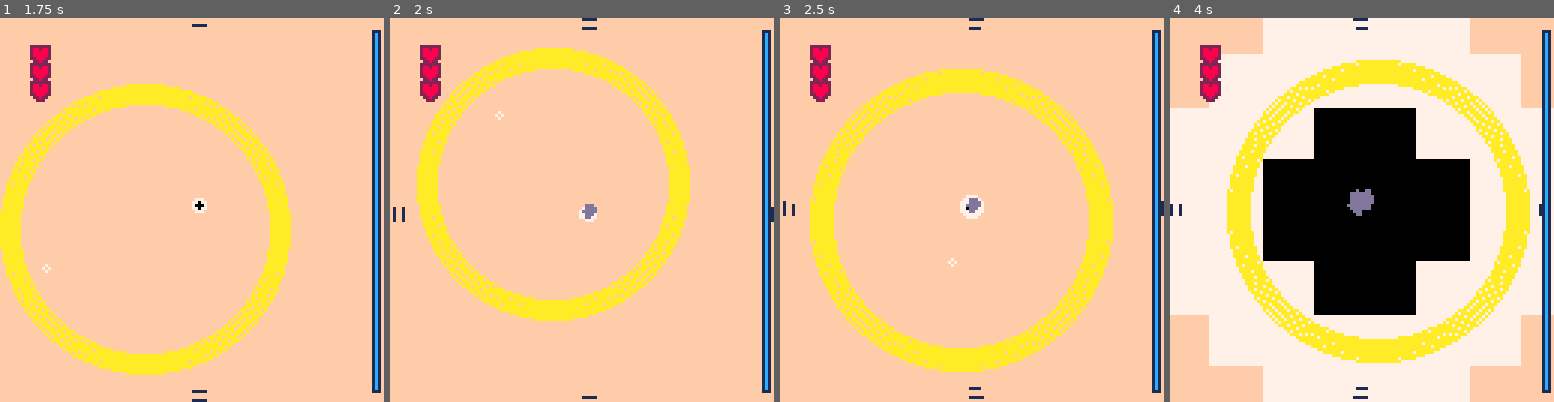
Above: before the commit, frames 1-4 (left to right).
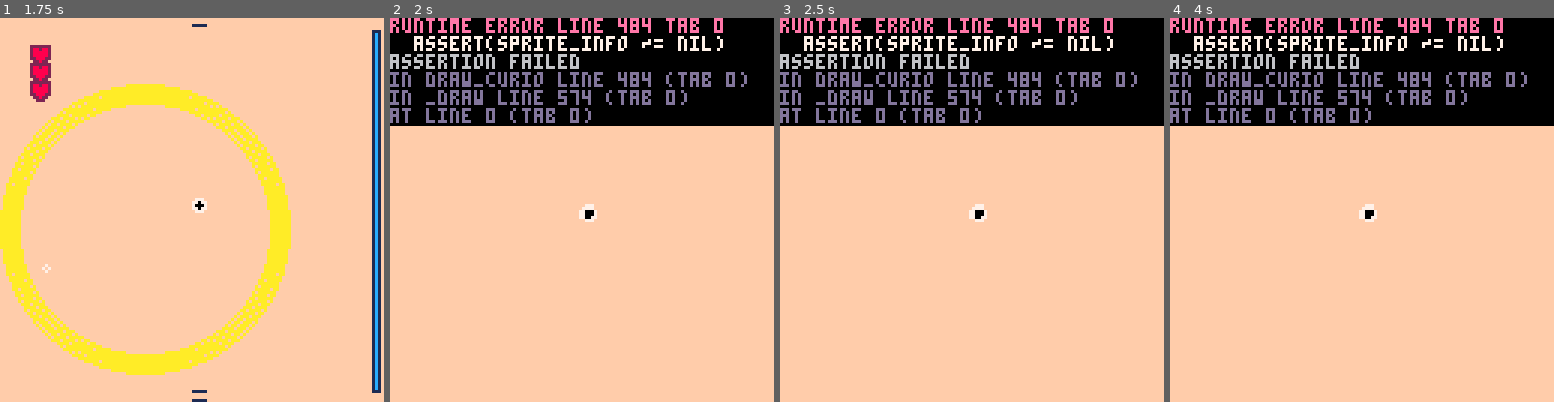
Above: after the commit, the same moments.

Repository: Alfie-Edwards/LoopHole
Game: PICO-8 cartridge loop.p8
Same seed, same stepped clock (60 frames per second), same inputs: the game is played once before the commit and once after it.
Inputs (mouse positions are in pixels of both pictures, inside the frame that each line leads up to):
- Up to frame 1 (1.75 s): tap X (X key) at 0.33, 1.07 s; click (280, 121) at 0.67 s; tap O (Z key) at 0.7, 1.7 s; click (46, 267) at 1.22 s
- Up to frame 2 (2 s): click (497, 114) at 1.77 s; tap X (X key) at 1.85 s
- Up to frame 3 (2.5 s): tap O (Z key) at 2.1 s; click (952, 259) at 2.32 s
- Up to frame 4 (4 s): tap O (Z key) every 0.4 s from 2.5 to 3.7 s; click (1404, 106) at 2.87 s; tap X (X key) at 2.97 s; click (1465, 256) at 3.42 s; click (1231, 102) at 3.97 s

Frame 1 is identical in both runs. In frame 2, 37% of the frame differs, in the area x 0-100%, y 0-100%; in frame 3, 40%; in frame 4, 92%.
Error after the commit: runtime error line 484 tab 0; assert(sprite_info ~= nil); assertion failed

Commit message:
wip: start using the 'real' sprite data (sprite collision seems dodgy)

Diff:
--- a/loop.p8
+++ b/loop.p8
@@ -192,9 +192,23 @@
 
 	set_curio_fill_pattern(c.z)
 	if c.type == "sprite" then
+		-- local sx, sy = world_to_screen(c.x, c.y, c.z)
+		-- local sr = cam.zoom * (c.r / c.z)
+		-- sspr(0, 0, 16, 16, sx - sr, sy - sr, 2 * sr, 2 * sr, c.flip_x, c.flip_y)
+
 		local sx, sy = world_to_screen(c.x, c.y, c.z)
 		local sr = cam.zoom * (c.r / c.z)
-		sspr(0, 0, 16, 16, sx - sr, sy - sr, 2 * sr, 2 * sr, c.flip_x, c.flip_y)
+
+		assert(c.sprite_name ~= nil)
+		-- TODO #temp: use real sprite index once data's in
+		local sprite_info = temp_sprite_index[c.sprite_name]
+		assert(sprite_info ~= nil)
+
+		sspr(sprite_info.x, sprite_info.y,
+		     sprite_info.w, sprite_info.h,
+		     sx - sr, sy - sr,
+		     2 * sr, 2 * sr,
+		     c.flip_x, c.flip_y)
 	elseif c.type == "line" then
 		local sx1, sy1 = world_to_screen(c.x1, c.y1, c.z)
 		local sx2, sy2 = world_to_screen(c.x2, c.y2, c.z)
@@ -351,14 +365,14 @@
 	return x
 end
 
-function add_curio(x, y, r, id)
+function add_curio(x, y, r, name)
 	add(curios, {
 		type = "sprite",
+		sprite_name = name,
 		x = x,
 		y = y,
 		z = z_start,
 		r = r,
-		id = id,
 		flip_x = rnd(1) < 0.5,
 		flip_y = rnd(1) < 0.5,
 		has_hit_player = false,
@@ -417,10 +431,18 @@
 	end
 
 	if curio.type == "sprite" then
-		local sx = (curio.id % 8) * 16 + 8
-		local sy = (curio.id \ 8) * 16 + 8
-		for y = -8, 7 do
-			for x = -8, 7 do
+		-- local sx = (curio.id % 8) * 16 + 8
+		-- local sy = (curio.id \ 8) * 16 + 8
+		-- for y = -8, 7 do
+		-- 	for x = -8, 7 do
+		assert(curio.sprite_name ~= nil)
+		-- TODO #temp: use real sprite index once data's in
+		local sprite_info = temp_sprite_index[curio.sprite_name]
+		assert(sprite_info ~= nil)
+		local sx = sprite_info.x
+		local sy = sprite_info.y
+		for y = 0, sprite_info.h do
+			for x = 0, sprite_info.w do
 				if sget(sx + x, sy + y) ~= 0 then
 					local dx = (loop.x - curio.x - x)
 					local dy = (loop.y - curio.y - y)
@@ -505,6 +527,21 @@
  return max(x, y) * 0.9609 + min(x, y) * 0.3984
 end
 
+temp_sprite_index = {
+	asteroid = {
+		x = 0,
+		y = 0,
+		w = 16,
+		h = 16,
+	},
+	blood_cell = {
+		x = 3 * 8,
+		y = 0,
+		w = 8,
+		h = 8,
+	},
+}
+
 sprite_index = {
 	eye = {
 		x = 1 * 16,
@@ -745,14 +782,14 @@
 
 
 __gfx__
-0000000065000000ff7777ff00000000000000000000000000000000000000000000000000000000000000000000000000000000000000000000000000000000
-0000000065555000f777777f00000000000000000000000000000000000000000000000000000000000000000000000000000000000000000000000000000000
-00000006655560007770077700000000000000000000000000000000000000000000000000000000000000000000000000000000000000000000000000000000
-00066666655560007700007700000000000000000000000000000000000000000000000000000000000000000000000000000000000000000000000000000000
-00666666555555007700007700000000000000000000000000000000000000000000000000000000000000000000000000000000000000000000000000000000
-06666566555555667770077700000000000000000000000000000000000000000000000000000000000000000000000000000000000000000000000000000000
-0656555665555556f777777f00000000000000000000000000000000000000000000000000000000000000000000000000000000000000000000000000000000
-0655556665565555ff7777ff00000000000000000000000000000000000000000000000000000000000000000000000000000000000000000000000000000000
+0000000065000000ff7777ff00888800000000000000000000000000000000000000000000000000000000000000000000000000000000000000000000000000
+0000000065555000f777777f08822880000000000000000000000000000000000000000000000000000000000000000000000000000000000000000000000000
+00000006655560007770077788288288000000000000000000000000000000000000000000000000000000000000000000000000000000000000000000000000
+00066666655560007700007782888828000000000000000000000000000000000000000000000000000000000000000000000000000000000000000000000000
+00666666555555007700007782888828000000000000000000000000000000000000000000000000000000000000000000000000000000000000000000000000
+06666566555555667770077788288288000000000000000000000000000000000000000000000000000000000000000000000000000000000000000000000000
+0656555665555556f777777f08822880000000000000000000000000000000000000000000000000000000000000000000000000000000000000000000000000
+0655556665565555ff7777ff00888800000000000000000000000000000000000000000000000000000000000000000000000000000000000000000000000000
 65555666555665500000000000000000000000000000000000000000000000000000000000000000000000000000000000000000000000000000000000000000
 55556666555555000000000000000000000000000000000000000000000000000000000000000000000000000000000000000000000000000000000000000000
 65556555555555000000000000000000000000000000000000000000000000000000000000000000000000000000000000000000000000000000000000000000
--- a/timeline.lua
+++ b/timeline.lua
@@ -166,9 +166,9 @@
 				progress = 0,
 				curio = {
 					type = "sprite",
+					sprite_name = "asteroid",
 					x = 0, y = 0,
 					r = 16,
-					id = 0,
 					flip_x = rnd(1) < 0.5,
 					flip_y = rnd(1) < 0.5,
 				},
@@ -177,9 +177,9 @@
 				progress = 20,
 				curio = {
 					type = "sprite",
+					sprite_name = "asteroid",
 					x = 12, y = 12,
 					r = 12,
-					id = 0,
 					flip_x = rnd(1) < 0.5,
 					flip_y = rnd(1) < 0.5,
 				},
@@ -191,45 +191,45 @@
 				progress = 0,
 				curio = {
 					type = "sprite",
+					sprite_name = "blood_cell",
 					x = -16, y = -16,
 					r = 8,
-					id = 2,
 				},
 			},
 			{
 				progress = 2.5,
 				curio = {
 					type = "sprite",
+					sprite_name = "blood_cell",
 					x = -8, y = -8,
 					r = 8,
-					id = 2,
 				},
 			},
 			{
 				progress = 5,
 				curio = {
 					type = "sprite",
+					sprite_name = "blood_cell",
 					x = 0, y = 0,
 					r = 8,
-					id = 2,
 				},
 			},
 			{
 				progress = 7.5,
 				curio = {
 					type = "sprite",
+					sprite_name = "blood_cell",
 					x = 8, y = 8,
 					r = 8,
-					id = 2,
 				},
 			},
 			{
 				progress = 10,
 				curio = {
 					type = "sprite",
+					sprite_name = "blood_cell",
 					x = 16, y = 16,
 					r = 8,
-					id = 2,
 				},
 			},
 		}, _make_dust_spawner(14)),
@@ -271,8 +271,7 @@
 		return {}
 	end
 
-	local res = current.update(current, progress)
-	return res
+	return current.update(current, progress)
 end
 
 function scene_should_end(idx, progress)
